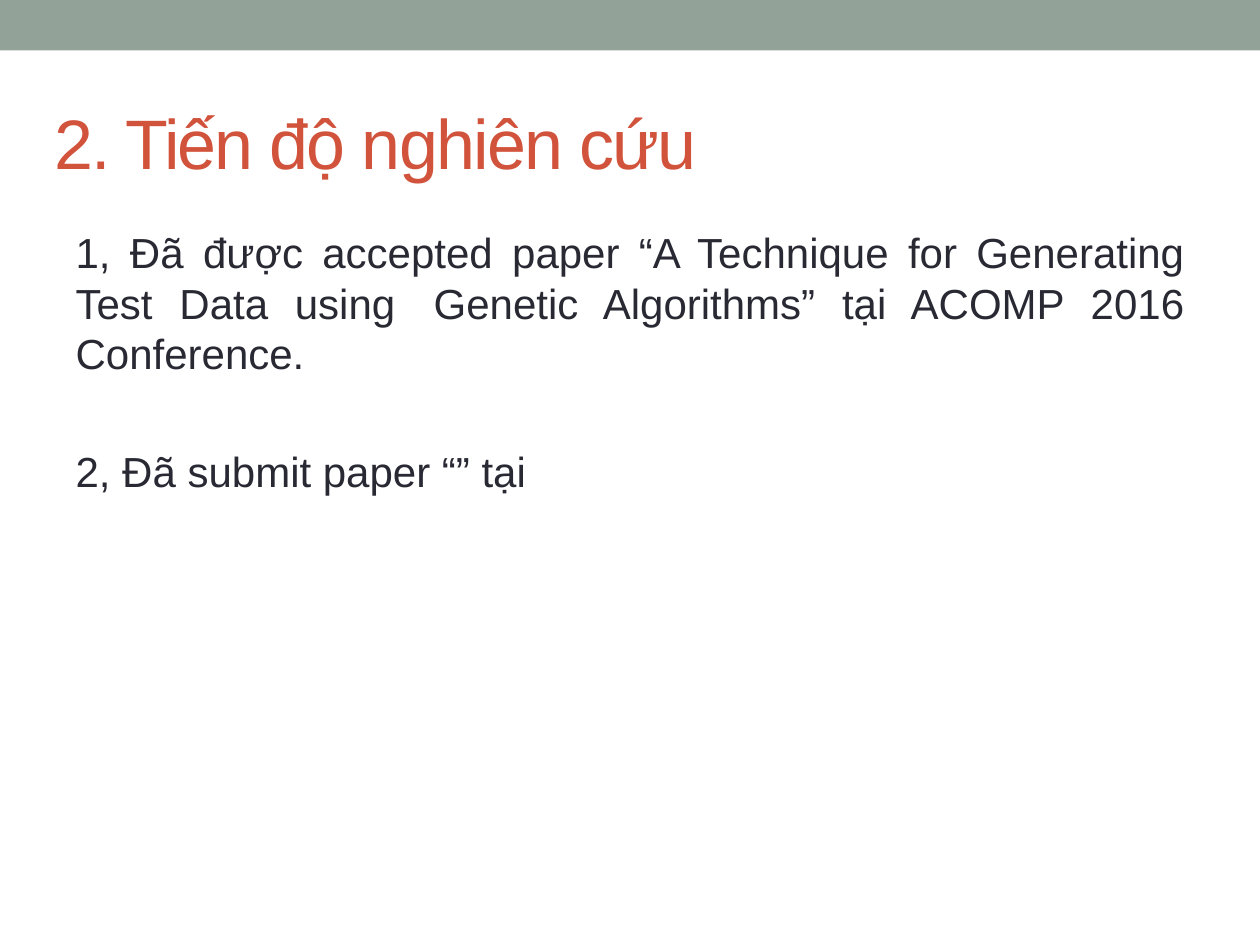
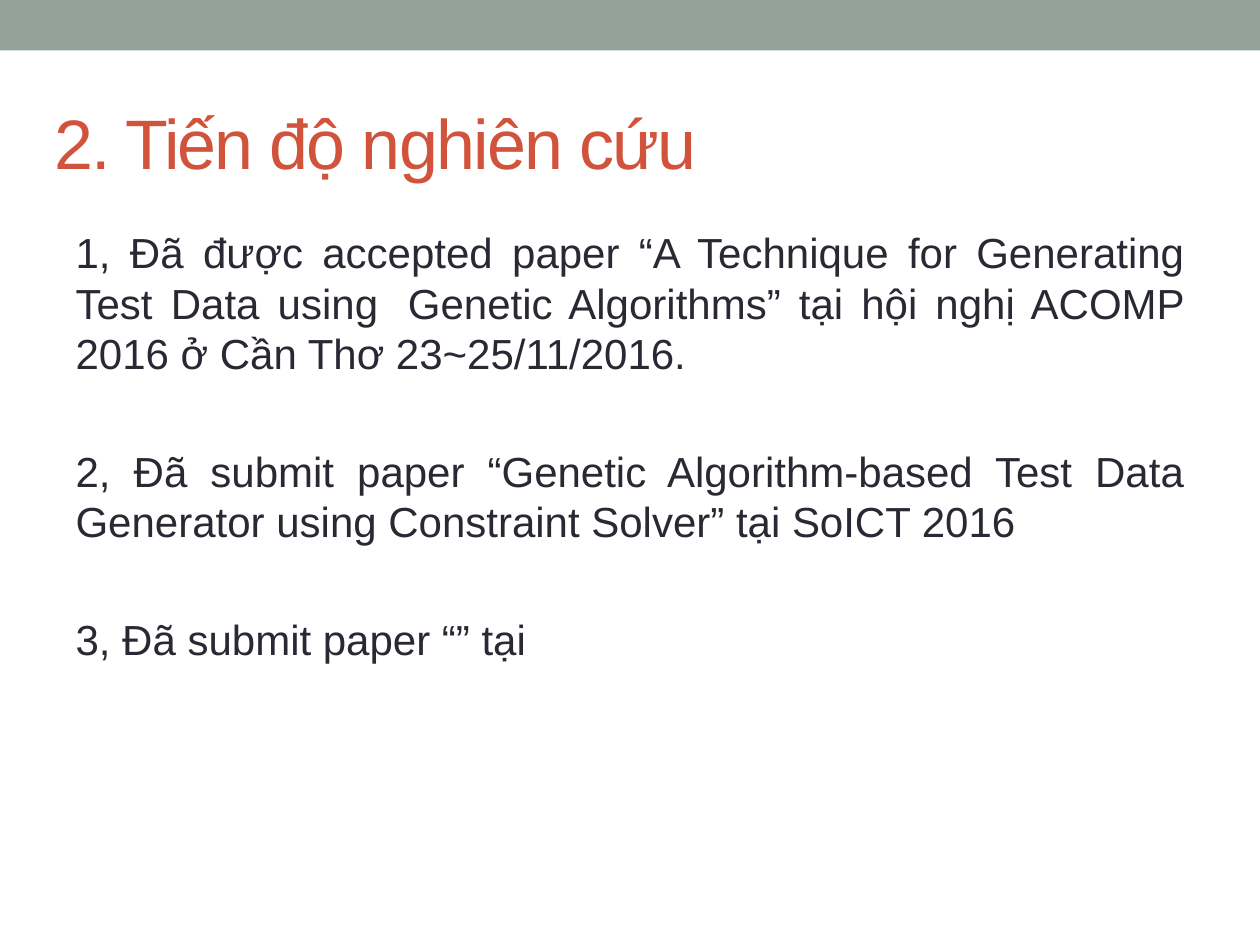
Before and after one commit to dinhngocthi/GAsource, a slide deck: slide 5 of CFT4CUnitSrc/src/report/DinhNgocThi-Baocaotiendo201612.pptx. Drawn at 1260x945 pixels with LibreOffice and Linux fonts; fonts in the diff are those of the drawing. Boxes give left, top, right and bottom in pixels: in the first picture for what was removed or moved away, otherwise in the second. Text is boxed around its words. In the diff, an @@ line names an element or a change of style, - is before the commit and + after.

```diff
--- a/CFT4CUnitSrc/src/report/DinhNgocThi-Baocaotiendo201612.pptx
+++ b/CFT4CUnitSrc/src/report/DinhNgocThi-Baocaotiendo201612.pptx
@@ text at box(76, 237, 1185, 663): text changed @@
-1, Đã được accepted paper “A Technique for Generating Test Data using Genetic Algorithms” tại ACOMP 2016 Conference.
-2, Đã submit paper “” tại
+1, Đã được accepted paper “A Technique for Generating Test Data using Genetic Algorithms” tại hội nghị ACOMP 2016 ở Cần Thơ 23~25/11/2016.
+2, Đã submit paper “Genetic Algorithm-based Test Data Generator using Constraint Solver” tại SoICT 2016
+3, Đã submit paper “” tại
```
Also in this commit, not shown: 2 other slides changed.
